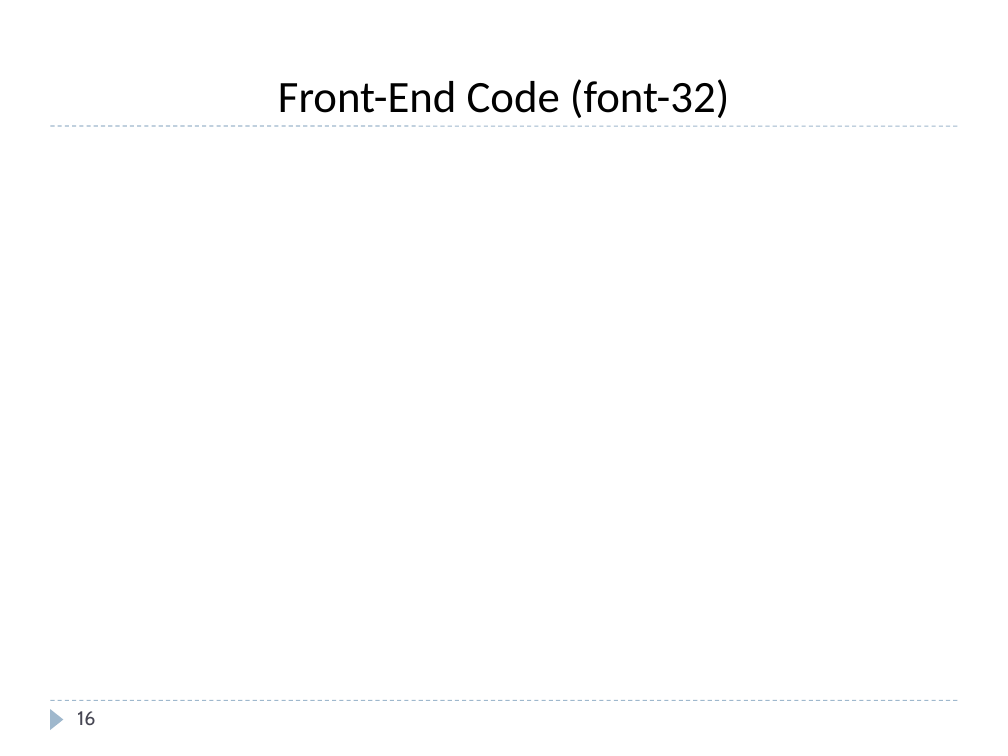
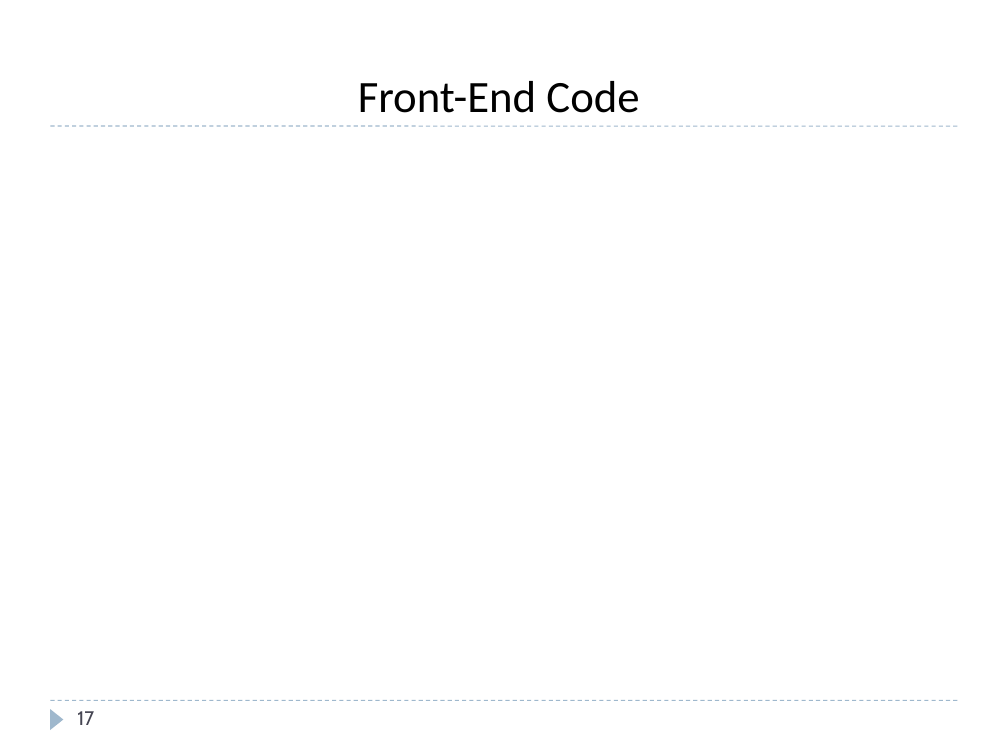
Before and after one commit to Easwer-ALU/ADP-project, a slide deck: slide 17 of ADP-PROJECT-PPT-TEMPLATE.pptx (slide 16 before the commit). Drawn at 1008x756 pixels with LibreOffice and Linux fonts; fonts in the diff are those of the drawing. Boxes give left, top, right and bottom in pixels: in the first picture for what was removed or moved away, otherwise in the second. Text is boxed around its words. In the diff, an @@ line names an element or a change of style, - is before the commit and + after.

```diff
--- a/ADP-PROJECT-PPT-TEMPLATE.pptx
+++ b/ADP-PROJECT-PPT-TEMPLATE.pptx
@@ title at box(358, 81, 639, 113): text changed @@
-Front-End Code (font-32)
+Front-End Code
@@ page number at box(77, 711, 94, 725): text changed @@
-16
+17
```
Also in this commit, not shown: 11 other slides changed, 2 slides added, 1 slide removed, 4 other files.
